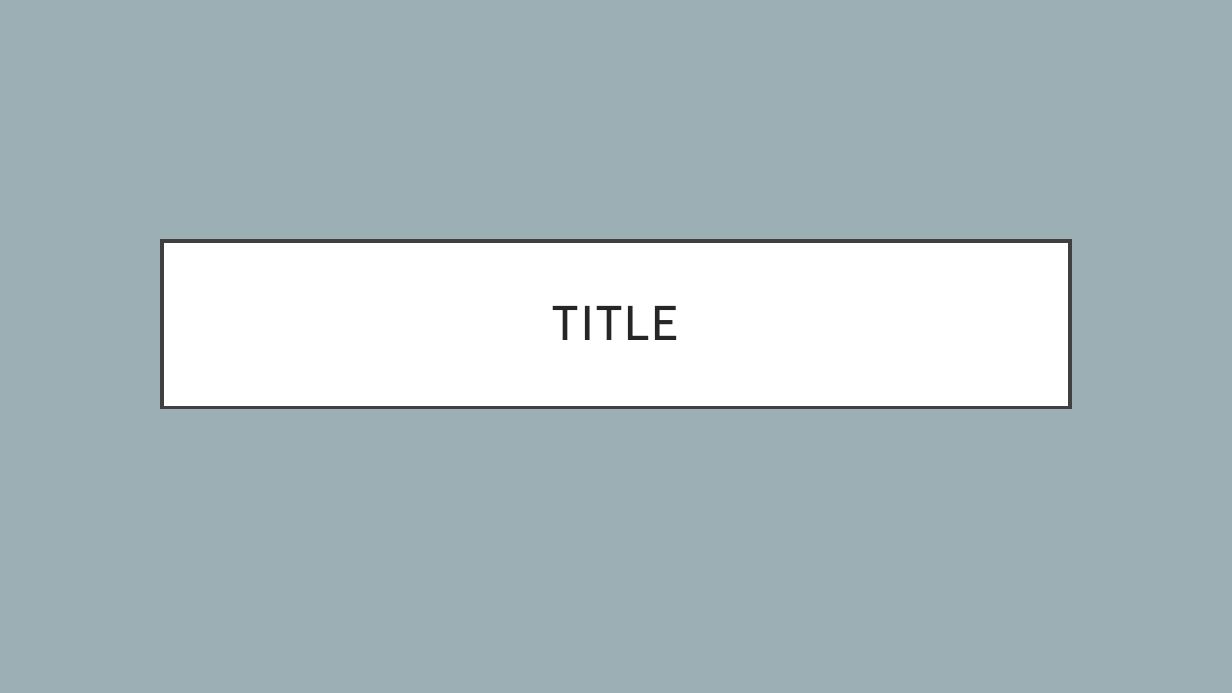
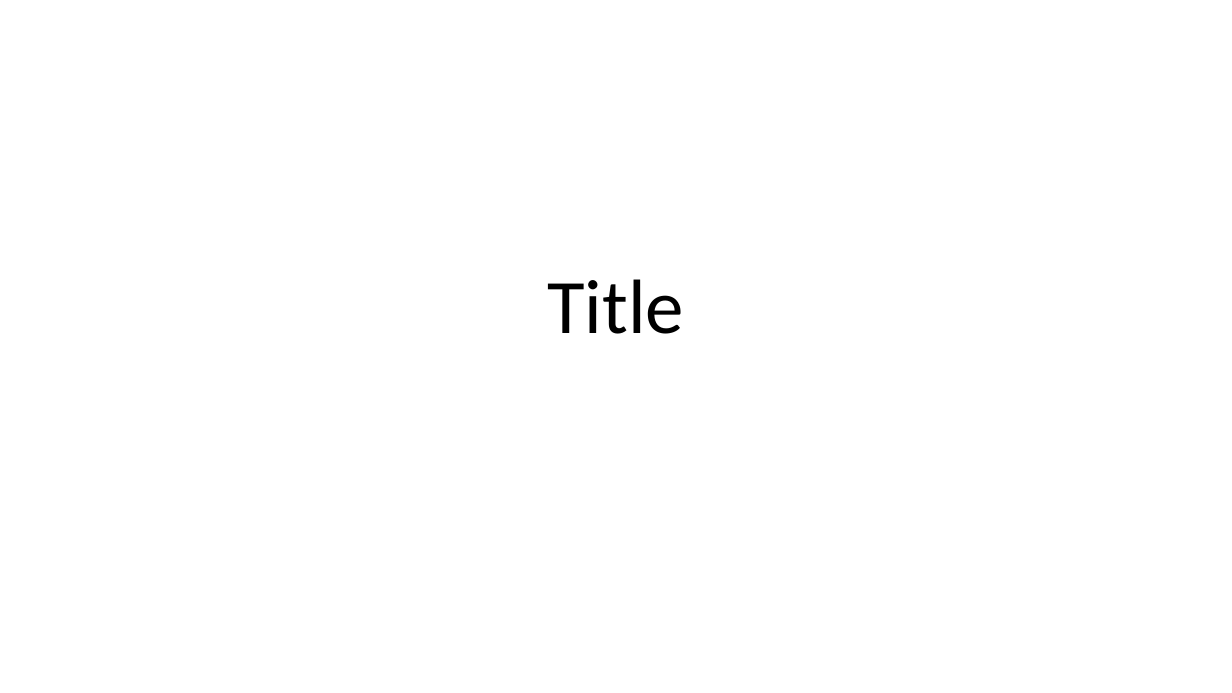
Before and after one commit to mathisme/ThinkfulDSFinalCapstone, a slide deck: slide 1 of PresentationTemplate.pptx. Drawn at 1232x693 pixels with LibreOffice and Linux fonts; fonts in the diff are those of the drawing. Boxes give left, top, right and bottom in pixels: in the first picture for what was removed or moved away, otherwise in the second. Text is boxed around its words. In the diff, an @@ line names an element or a change of style, - is before the commit and + after.

```diff
--- a/PresentationTemplate.pptx
+++ b/PresentationTemplate.pptx
@@ background #9BAFB5 to #FFFFFF @@
@@ title "Title": place and size @@
-title "Title" at bbox=[162, 241, 1070, 408]
+title "Title" at bbox=[547, 279, 684, 334]
@@ title "Title" at bbox=[547, 279, 684, 334]: vertical alignment middle to bottom; fill #FFFFFF to none; outline #404040 3 pt to none @@
@@ title at bbox=[547, 279, 684, 334]: text changed; size 38 to 60 pt; font Cabin to Calibri; text colour #262626 to #000000 @@
-TITLE
+Title
```
Also in this commit, not shown: 12 other slides changed, 1 other file.
